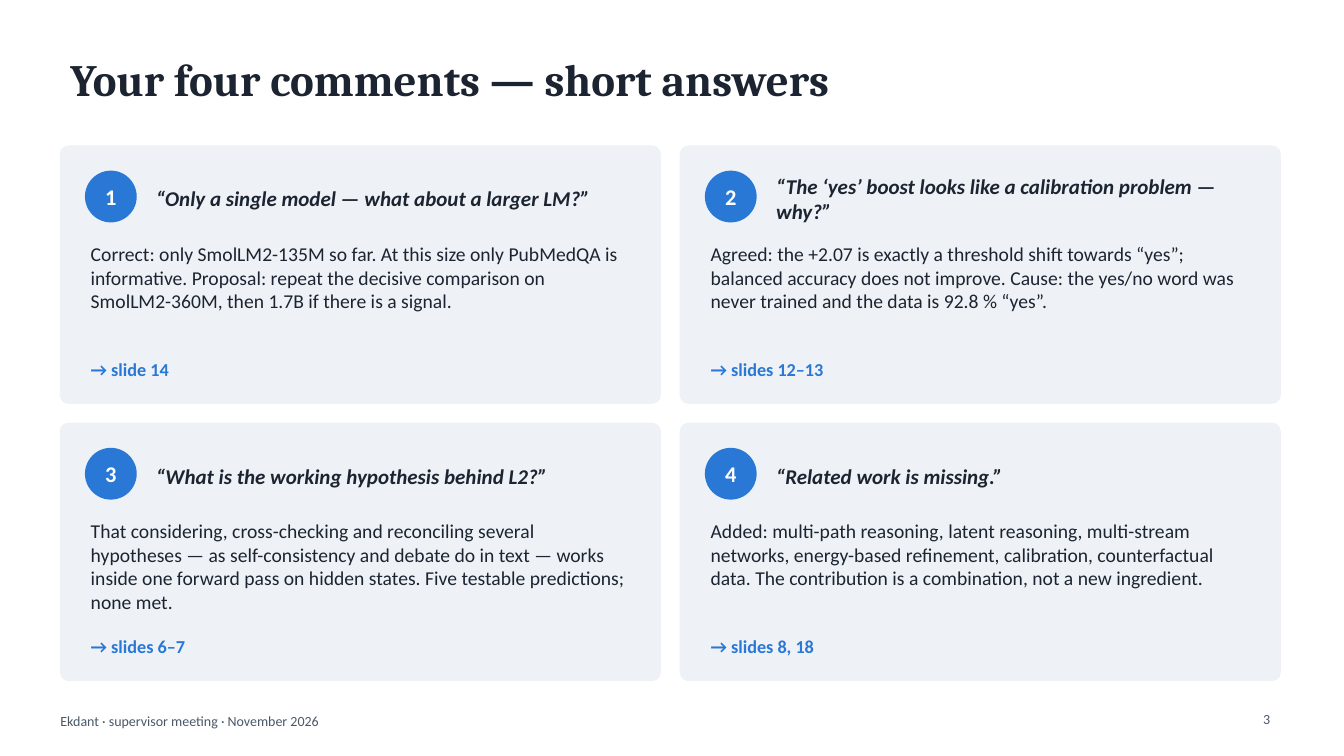
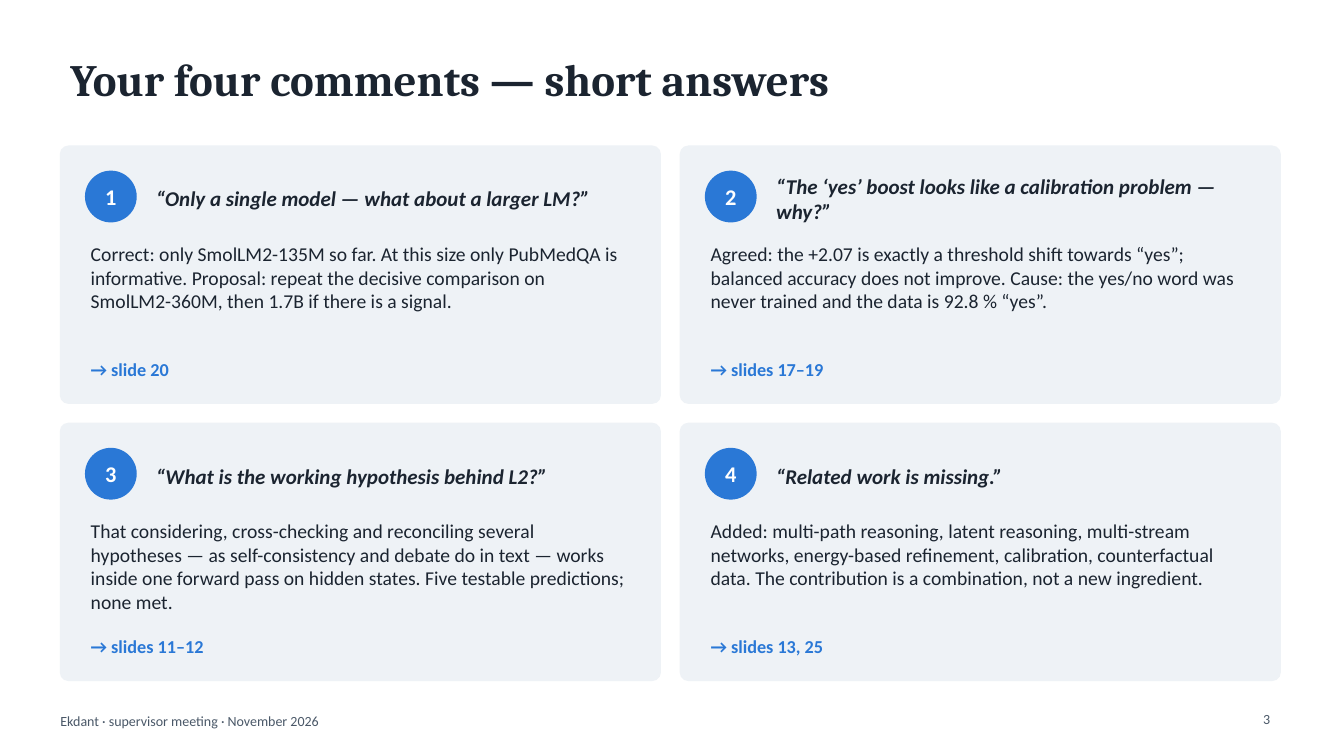
Before and after one commit to N0t-Harshil/Ekdant-LLM, a slide deck: slide 3 of 08-Thesis/report/Ekdant_Supervisor_Meeting.pptx. Drawn at 1344x756 pixels with LibreOffice and Linux fonts; fonts in the diff are those of the drawing. Boxes give left, top, right and bottom in pixels: in the first picture for what was removed or moved away, otherwise in the second. Text is boxed around its words. In the diff, an @@ line names an element or a change of style, - is before the commit and + after.

```diff
--- a/08-Thesis/report/Ekdant_Supervisor_Meeting.pptx
+++ b/08-Thesis/report/Ekdant_Supervisor_Meeting.pptx
@@ text at [111, 363, 168, 376]: text changed @@
-→ slide 14
+→ slide 20
@@ text at [731, 363, 824, 376]: text changed @@
-→ slides 12–13
+→ slides 17–19
@@ text at [111, 640, 204, 653]: text changed @@
-→ slides 6–7
+→ slides 11–12
@@ text at [731, 640, 823, 656]: text changed @@
-→ slides 8, 18
+→ slides 13, 25
```
Also in this commit, not shown: 6 other slides changed, 7 slides added, 4 other files.
